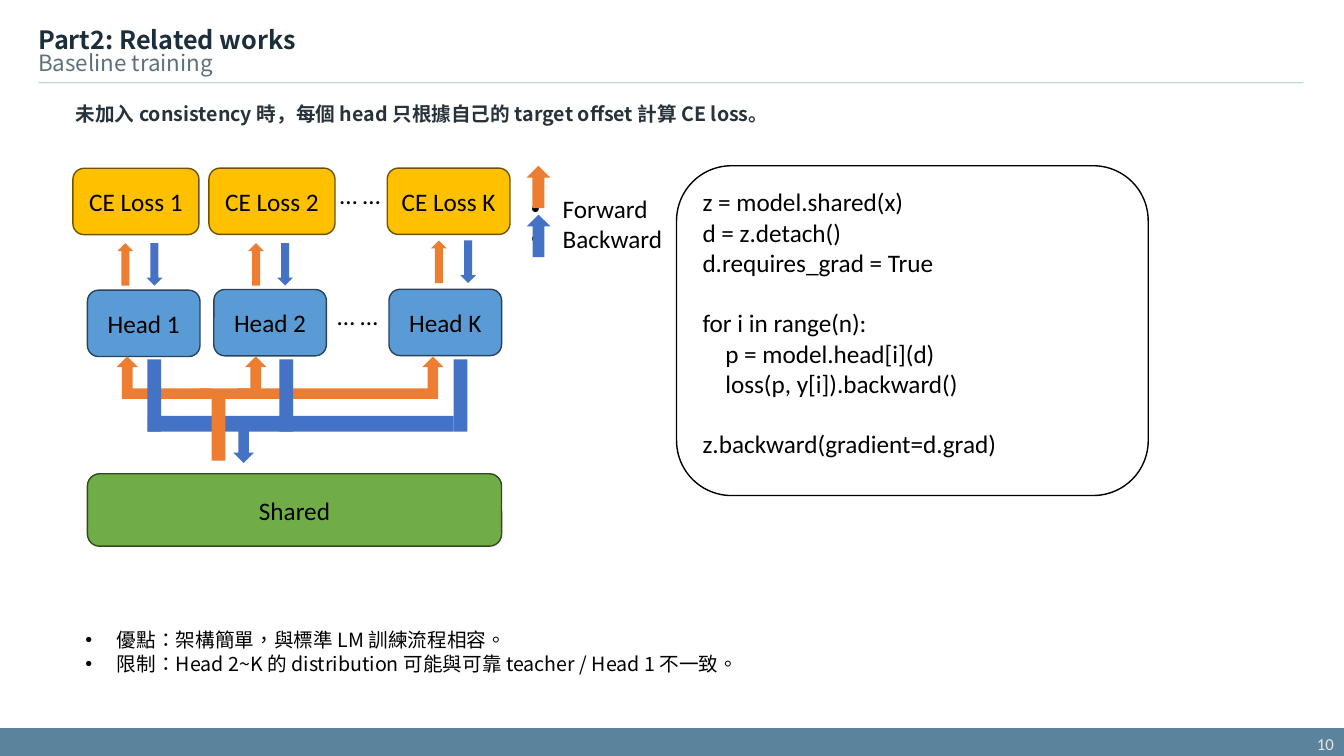
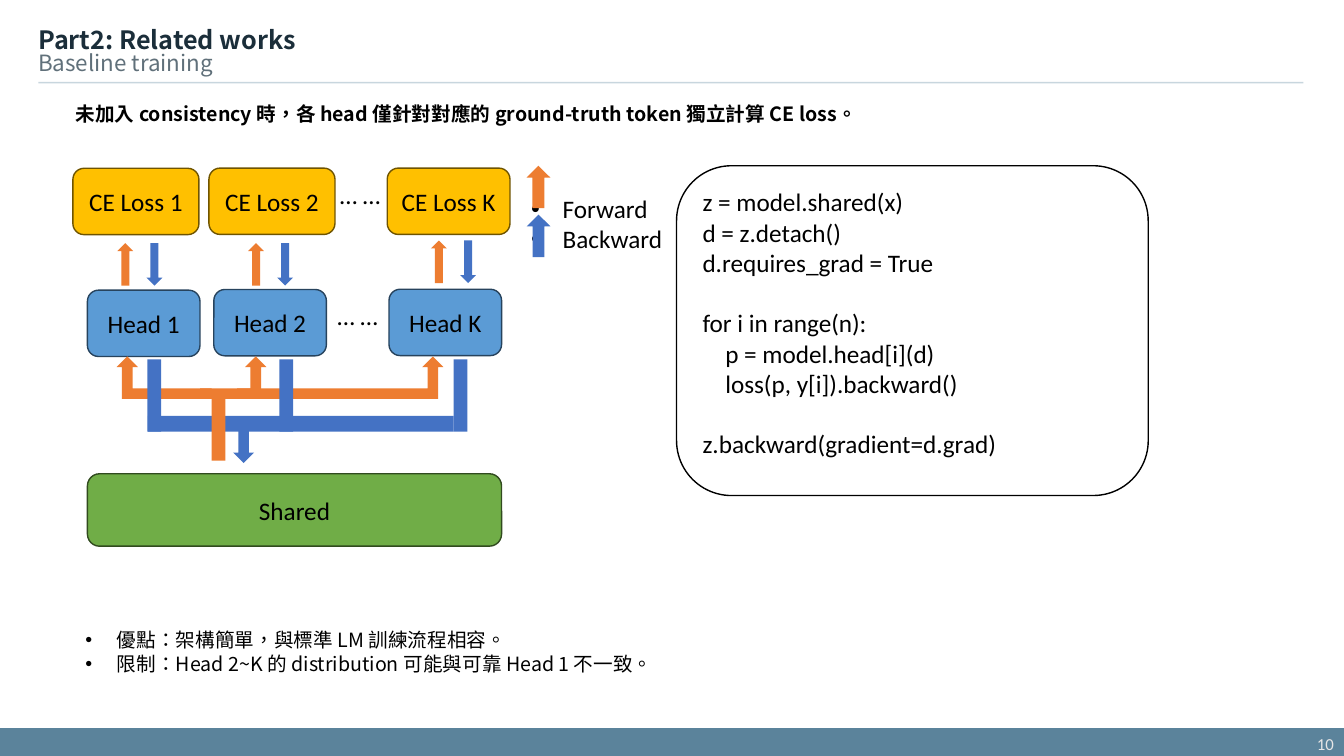
Before and after one commit to xdfg12456/llama-mtp, a slide deck: slide 10 of doc/mtp_with_consistency_method_v2.pptx. Drawn at 1344x756 pixels with LibreOffice and Linux fonts; fonts in the diff are those of the drawing. Boxes give left, top, right and bottom in pixels: in the first picture for what was removed or moved away, otherwise in the second. Text is boxed around its words. In the diff, an @@ line names an element or a change of style, - is before the commit and + after.

```diff
--- a/doc/mtp_with_consistency_method_v2.pptx
+++ b/doc/mtp_with_consistency_method_v2.pptx
@@ text at box(76, 104, 857, 126): text changed; text colour #27323A to #000000 @@
-未加入 consistency 時，每個 head 只根據自己的 target offset 計算 CE loss。
+未加入 consistency 時，各 head 僅針對對應的 ground-truth token 獨立計算 CE loss。
@@ text at box(117, 654, 652, 673): text changed @@
-• 限制：Head 2~K 的 distribution 可能與可靠 teacher / Head 1 不一致。
+• 限制：Head 2~K 的 distribution 可能與可靠 Head 1 不一致。
```
Also in this commit, not shown: 13 other slides changed.
